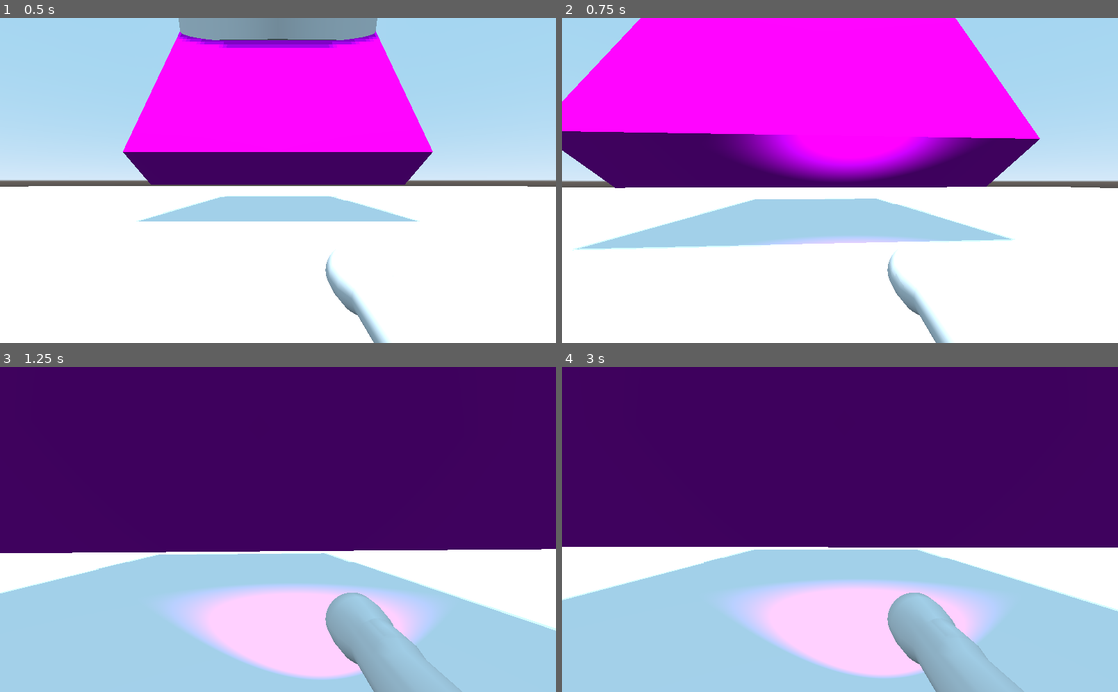
Above: before the commit, frames 1-4 (two rows, left to right).
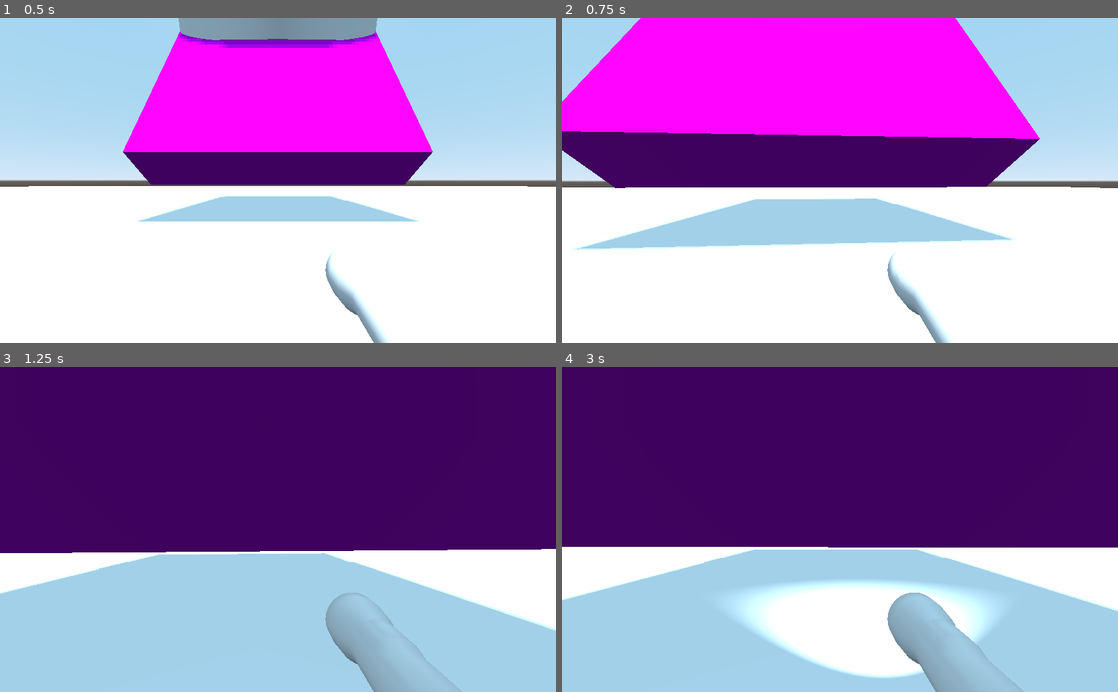
Above: after the commit, the same moments.

Repository: Gorzon38/EscapeGamesNSI
Game: Godot game, scene res://Main.tscn
The game is run twice, just before and just after one commit, with the same random seed, the same clock (stepped at 60 frames per second) and the same inputs.
Inputs (mouse positions are in pixels of both pictures, inside the frame that each line leads up to):
- Up to frame 1 (0.5 s): no input
- Up to frame 2 (0.75 s): tap Enter at 0.5 s; move the mouse to (867, 180) at 0.52 s; hold W (move_forward) from 0.53 s (still down); tap E at 0.6 s
- Up to frame 3 (1.25 s): keep holding W (move_forward)
- Up to frame 4 (3 s): keep holding W (move_forward); move the mouse to (812, 529) at 1.27 s; tap E at 1.35, 2.1, 2.85 s; move the mouse to (851, 523) at 2.02 s; move the mouse to (834, 536) at 2.77 s

Frame 1 is identical in both runs. In frame 2, 4.9% of the frame differs, in the area x 30-75%, y 35-71%; in frame 3, 7.4%; in frame 4, 7.8%, in the area x 31-78%, y 66-96%.
Error before the commit: Attempt to call function 'turn_on_off' in base 'null instance' on a null instance. (res://Player/Player.gd:25)

Commit message:
Fix bug and change color

Diff:
--- a/Player/Flashlight/FlashLight.tscn
+++ b/Player/Flashlight/FlashLight.tscn
@@ -13,5 +13,4 @@
 
 [node name="SpotLight" type="SpotLight" parent="FlashlightMesh"]
 transform = Transform( -10, 0, -8.74228e-07, 0, 10, 0, 8.74228e-07, 0, -10, -4.76837e-07, 0.0535603, 6.67464 )
-light_color = Color( 0.992157, 0, 1, 1 )
 light_energy = 8.046
--- a/Player/Player.gd
+++ b/Player/Player.gd
@@ -8,7 +8,7 @@
 
 var mouse_sensitivity: float = 1.5
 
-onready var flashlight = $FlashLight
+onready var flashlight = $Head/FlashLight
 
 # Called when the node enters the scene tree for the first time.
 func _ready():
